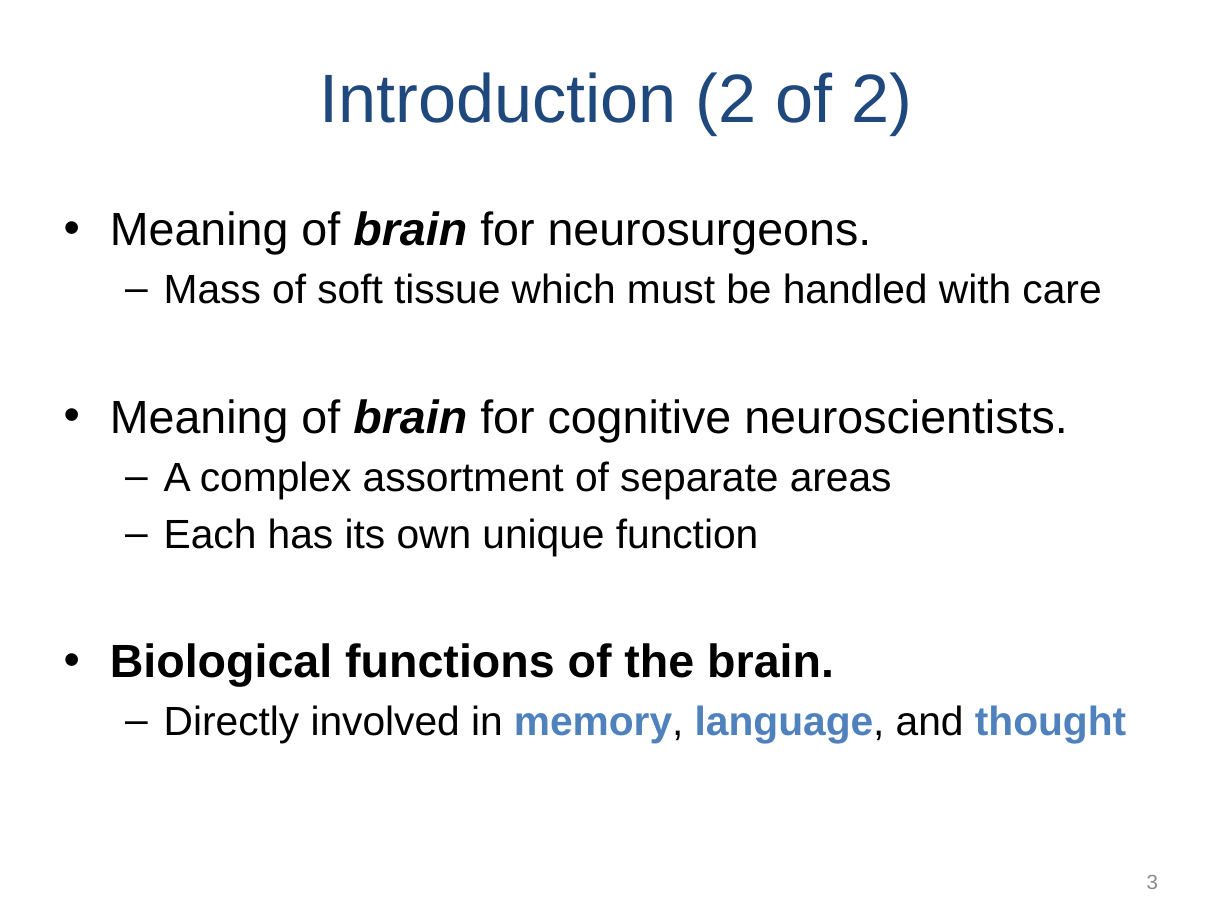
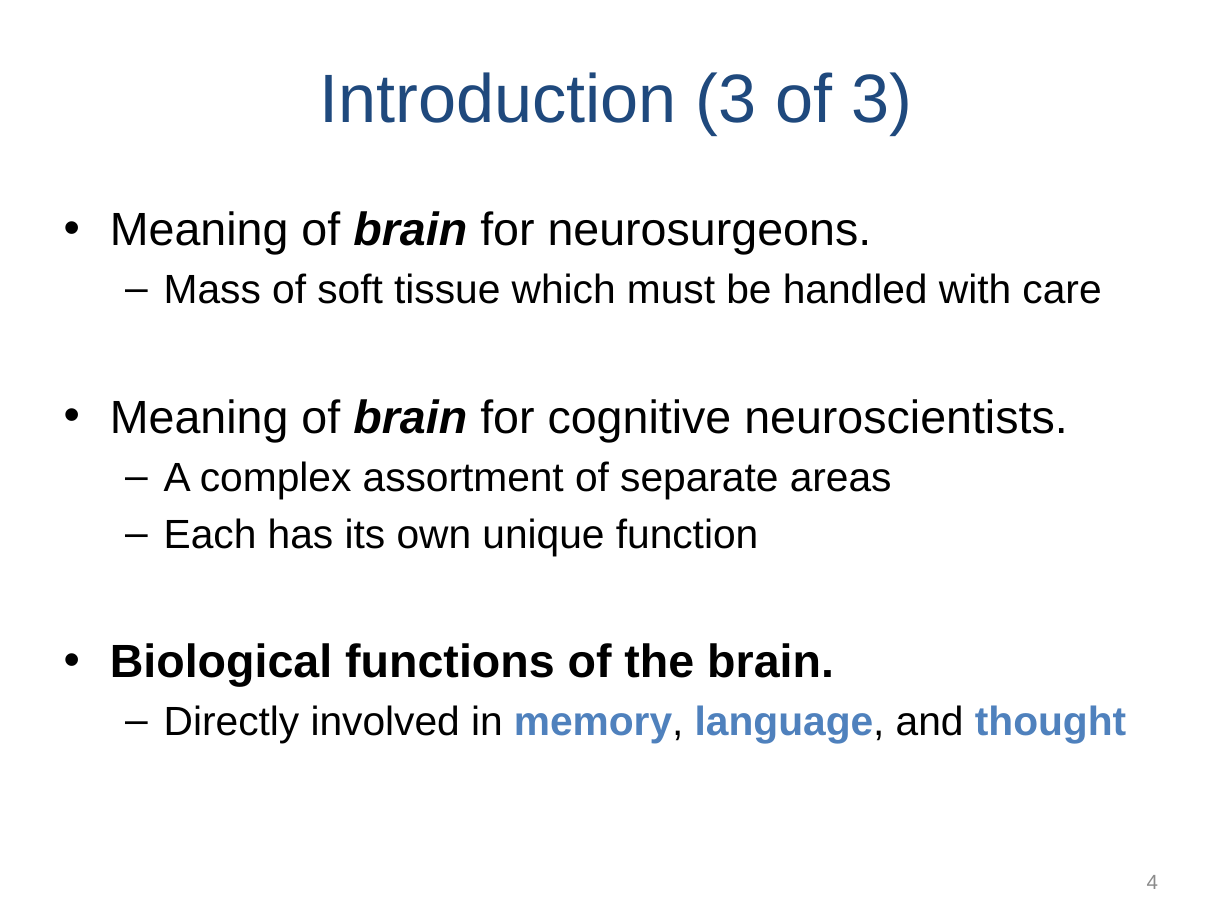
Before and after one commit to npm27/Teaching-Materials, a slide deck: slide 4 of Memory/Slides/Chapter 2.PPTX (slide 3 before the commit). Drawn at 1232x924 pixels with LibreOffice and Linux fonts; fonts in the diff are those of the drawing. Boxes give left, top, right and bottom in pixels: in the first picture for what was removed or moved away, otherwise in the second. Text is boxed around its words. In the diff, an @@ line names an element or a change of style, - is before the commit and + after.

```diff
--- a/Memory/Slides/Chapter 2.PPTX
+++ b/Memory/Slides/Chapter 2.PPTX
@@ title at (320, 72, 913, 135): text changed @@
-Introduction (2 of 2)
+Introduction (3 of 3)
@@ page number at (1147, 875, 1158, 889): text changed @@
-3
+4
```
Also in this commit, not shown: 1 other slide changed, 1 slide added, 16 other files.
